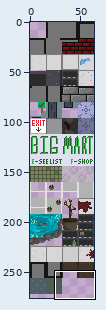
Two states of a sprite sheet, combat_system/sprites/spr_tile_explore/layers/7ec55faa-658e-4360-9d2e-60f81b8c26be/091b9d0f-69e8-47de-84ee-6d10568d11d5.png. Above: a wide view before the commit, with the close-up outlined.
Close-up. Before the edit:
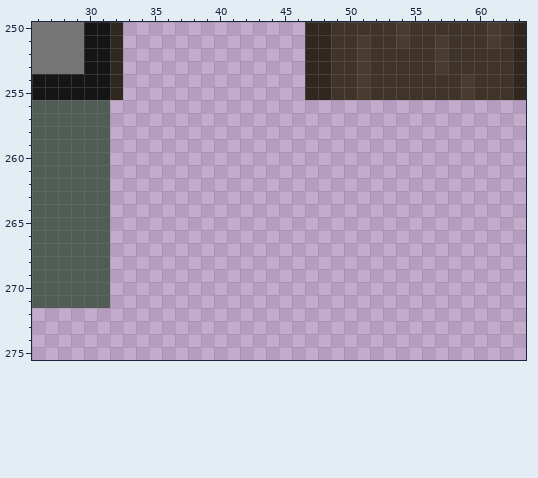
The file is 64x640 pixels. Colours within 5 levels of each other are drawn and written as one. Shown: x 26..63, y 250..275. The wide view leaves out empty margins.
After:
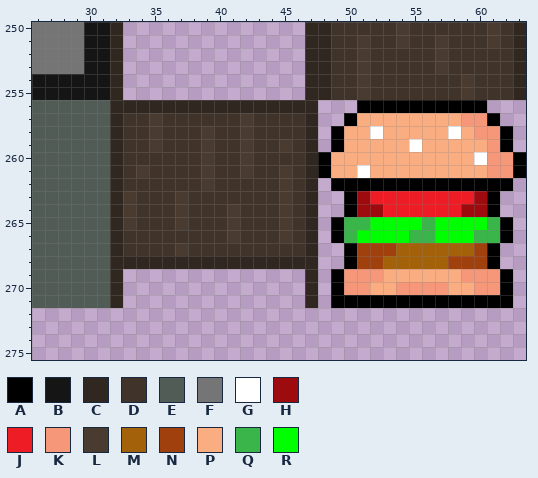
Palette (. is transparent): A #000000  B #151515  C #302720  D #3f332a  E #515c57  F #757575  G #ffffff  H #9e0b0f  J #ee1c24  K #f79779  L #493b30  M #a3620a  N #a0410d  P #faad81  Q #39b54a  R #00ff00
From old to new:
Colour A is added in row 256 at x 51 to 60; in row 257 at x 50 and 61; in rows 258 to 259 at x 49 and 62; in rows 260 to 261 at x 48 and 63; in row 262 at x 49 to 62; in rows 263 to 264 at x 50 and 61.
Colour A is added in rows 265 to 266 at x 49 and 62; in rows 267 to 268 at x 50 and 61; in rows 269 to 270 at x 49 and 62; in row 271 at x 49 to 62.
Colour C is added in row 256 at x 32 to 47; in rows 257 to 267 at x 32 and 47; in row 268 at x 32 to 47; in rows 269 to 271 at x 32 and 47.
Colour D is added in row 257 at x 33 to 34, 36 to 41 and 43 to 46; in row 258 at x 33 to 34, 36 to 38, 40 to 41 and 43 to 46; in row 259 at x 33 to 34, 36 to 38, 40 to 41, 43 to 44 and 46; in row 260 at x 33 to 38, 40 to 41 and 43 to 46; in row 261 at x 33, 35 to 38, 40 to 41, 43 to 44 and 46; in row 262 at x 33 to 38, 40 to 44 and 46.
Colour D is added in row 263 at x 34 to 36, 38 to 44 and 46; in rows 264 to 265 at x 34 to 36, 38 to 40, 42 to 44 and 46; in row 266 at x 33 to 40, 42 to 44 and 46; in row 267 at x 33 to 36 and 38 to 46.
Colour G is added in row 258 at x 52 and 58; in row 259 at x 55; in row 260 at x 60; in row 261 at x 51.
Colour H is added in row 263 at x 51 and 60; in row 264 at x 51 to 52 and 59 to 60.
Colour J is added in row 263 at x 52 to 59; in row 264 at x 53 to 58.
Colour K is added in row 257 at x 59 to 60; in row 258 at x 60 to 61; in row 259 at x 61; in rows 260 to 261 at x 61 to 62; in row 269 at x 50 to 52 and 59 to 61; in row 270 at x 50 to 51, 54 to 57 and 60 to 61.
Colour L is added in row 257 at x 35 and 42; in row 258 at x 35, 39 and 42; in row 259 at x 35, 39, 42 and 45; in row 260 at x 39 and 42; in row 261 at x 34, 39, 42 and 45; in row 262 at x 39 and 45.
Colour L is added in row 263 at x 33, 37 and 45; in rows 264 to 265 at x 33, 37, 41 and 45; in row 266 at x 41 and 45; in row 267 at x 37.
Colour M is added in row 267 at x 54 to 59; in row 268 at x 53 to 57.
Colour N is added in row 267 at x 51 to 53 and 60; in row 268 at x 51 to 52 and 58 to 60.
Colour P is added in row 257 at x 51 to 58; in row 258 at x 50 to 51, 53 to 57 and 59; in row 259 at x 50 to 54 and 56 to 60; in row 260 at x 49 to 59; in row 261 at x 49 to 50 and 52 to 60; in row 269 at x 53 to 58.
Colour P is added in row 270 at x 52 to 53 and 58 to 59.
Colour Q is added in row 265 at x 50 to 51, 56 and 61; in row 266 at x 50, 55 to 56 and 60 to 61.
Colour R is added in row 265 at x 52 to 55 and 57 to 60; in row 266 at x 51 to 54 and 57 to 59.
Where, in picture pixels (left, top, right, bottom), the same in both close-ups:
added: (110, 100, 526, 308)
